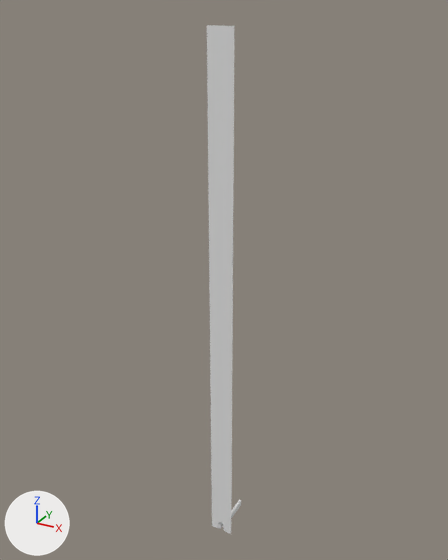
The glTF model assets/models/door.glb as it was, and as the next commit left it.
Camera for both pictures: a 50 mm lens placed at (342.0, -617.0, 717.0), pointed at (-18.0, 38.0, 390.0). Every picture has the same lights, and +X, +Y and +Z are marked at lower left. Where no turn or scale is listed for an object, it has been applied to the vertices. Vertices at the same position are counted once.

The scene before the commit, as lines of its bpy script (objects in view):
```python
me_door = bpy.data.meshes.new('Door')
me_door.from_pydata(...)  # 62 vertices, 92 faces; spans x -17.0..17.0, y -2.0..58.0, z 0.0..700.0
me_door.materials.append(mat_material_002)  # white #e7e7e7
# before: 28 (0.0, -2.0, 700.0) at pixel (220, 25), 29 (17.0, -2.0, 700.0) at pixel (234, 25), 57 (-17.0, -2.0, 700.0) at pixel (206, 25)
ob_door_col = bpy.data.objects.new('Door-col', me_door)
ob_door_col.location = (0.0, 0.0, 0.0)
```
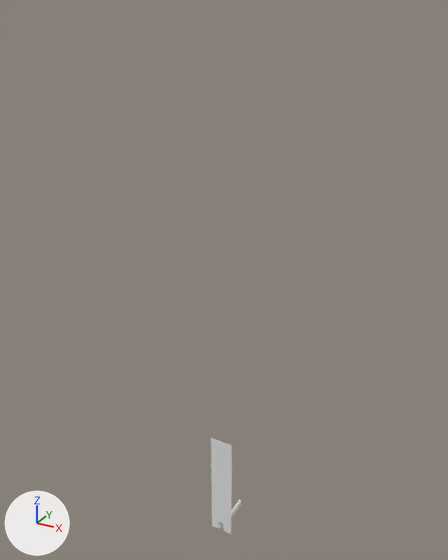
The newer file is also turned or shifted as a whole; pictures and numbers use the older file's frame.

The edits, one by one:
me_door has 62 vertices, 92 faces and spans x -17.0..17.0, y -2.0..58.0, z 0.0..700.0.
me_door is used by ob_door_col; location (0.0, 0.0, 0.0).
Part 1, on me_door:
Vertices 28, 29, 57 of me_door move by (0.0, 0.0, -536.0).

Location of each change, [x1, y1, x2, y2] in pixels of the pictures (448 x 560 px; the box of a moved part takes in the faces that stretch with it):
'Door-col', reshaped (11% narrower, 81% shorter): before [207, 25, 241, 534]; after [211, 438, 241, 534]
part 1 of me_door, moved or reshaped: before [207, 25, 234, 448]; after [211, 438, 232, 448]
